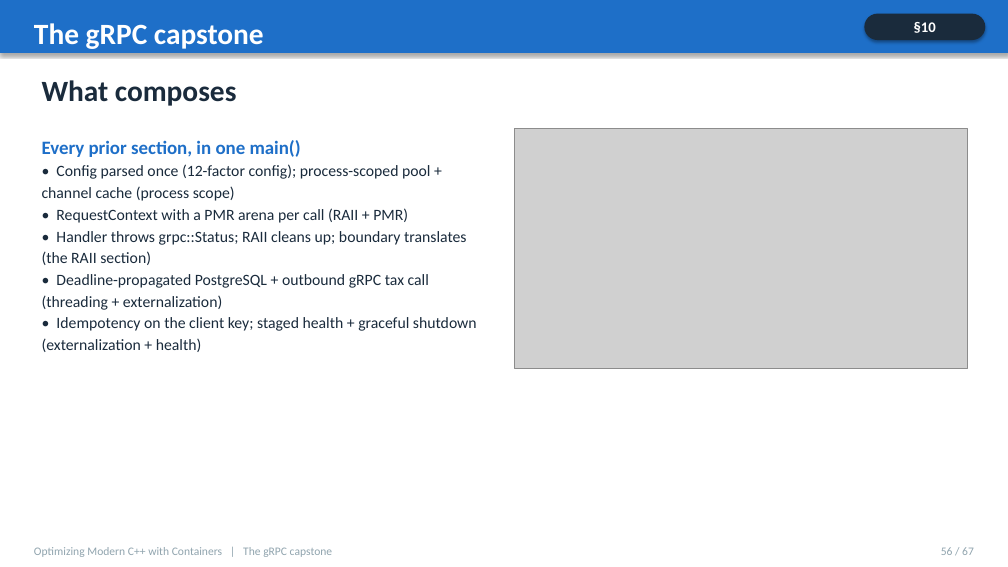
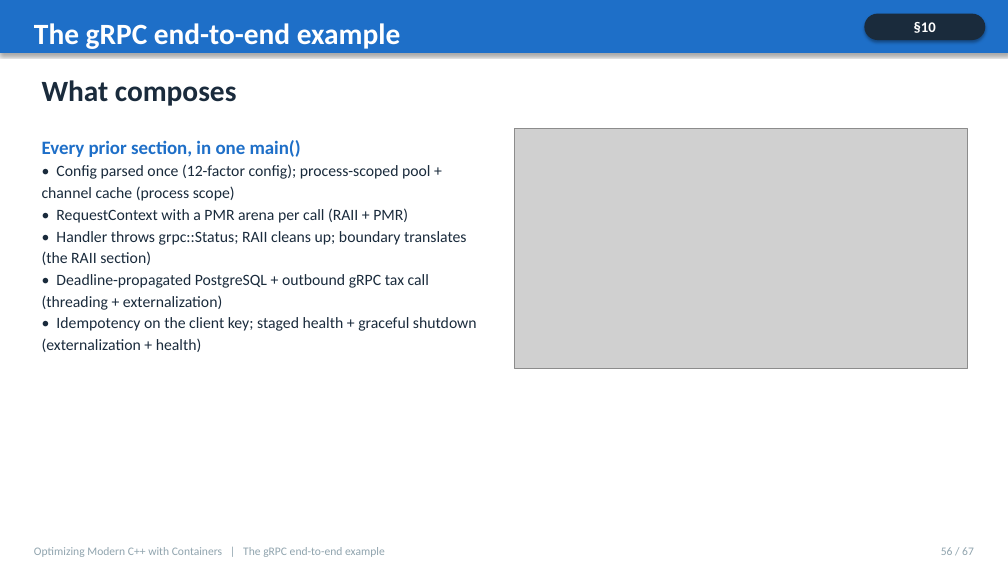
Before and after one commit to patterncatalyst/cpp-statelessness, a slide deck: slide 56 of presentation/cpp-statelessness-compendium.pptx. Drawn at 1008x567 pixels with LibreOffice and Linux fonts; fonts in the diff are those of the drawing; grey boxes stand for pictures. Boxes give left, top, right and bottom in pixels: in the first picture for what was removed or moved away, otherwise in the second. Text is boxed around its words. In the diff, an @@ line names an element or a change of style, - is before the commit and + after.

```diff
--- a/presentation/cpp-statelessness-compendium.pptx
+++ b/presentation/cpp-statelessness-compendium.pptx
@@ text at (34, 23, 400, 49): text changed @@
-The gRPC capstone
+The gRPC end-to-end example
@@ text at (34, 547, 385, 557): text changed @@
-Optimizing Modern C++ with Containers | The gRPC capstone
+Optimizing Modern C++ with Containers | The gRPC end-to-end example
```
Also in this commit, not shown: 20 other slides changed, 5 other files.
